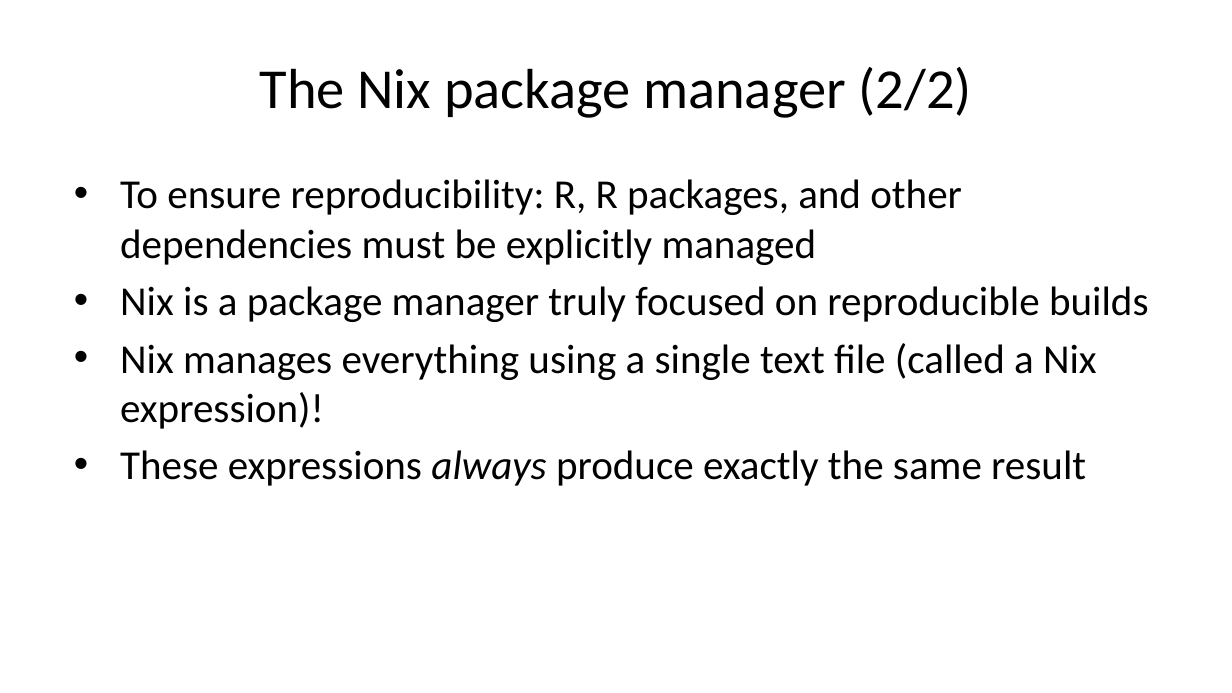
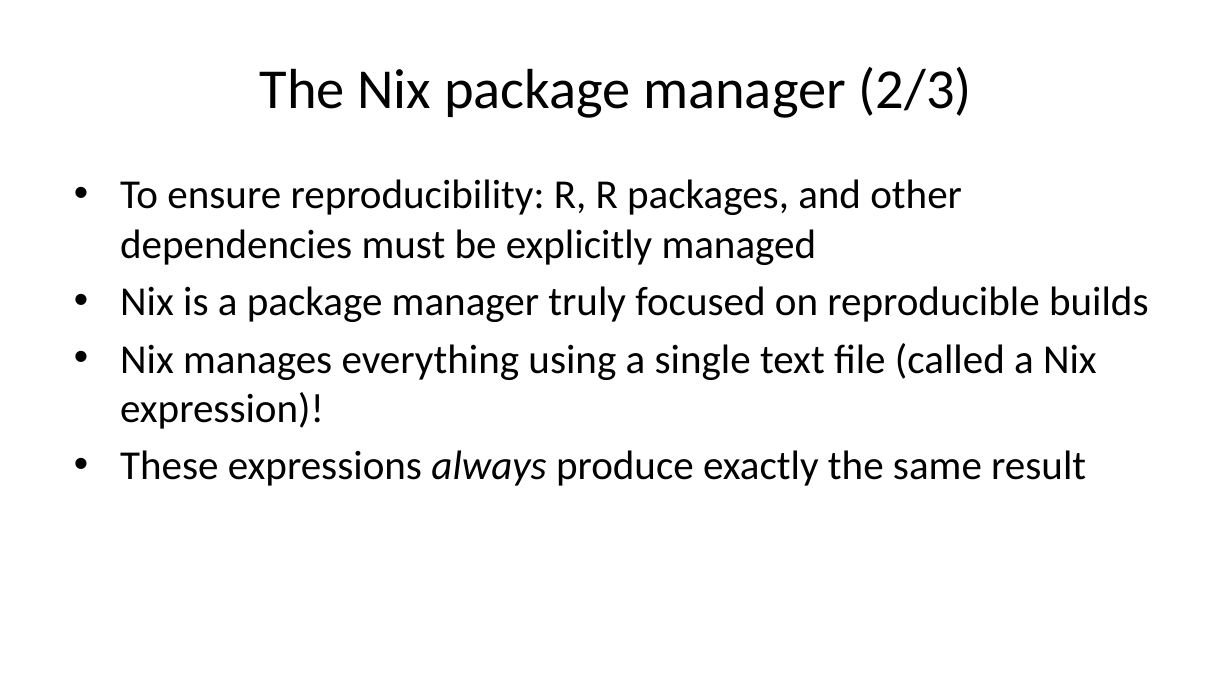
Before and after one commit to b-rodrigues/r_pharma_26, a slide deck: slide 13 of docs/index.pptx (slide 12 before the commit). Drawn at 1232x693 pixels with LibreOffice and Linux fonts; fonts in the diff are those of the drawing. Boxes give left, top, right and bottom in pixels: in the first picture for what was removed or moved away, otherwise in the second. Text is boxed around its words. In the diff, an @@ line names an element or a change of style, - is before the commit and + after.

```diff
--- a/docs/index.pptx
+++ b/docs/index.pptx
@@ title at [260, 67, 972, 118]: text changed @@
-The Nix package manager (2/2)
+The Nix package manager (2/3)
```
Also in this commit, not shown: 1 other slide changed, 3 slides added, 1 slide removed, 16 other files.
